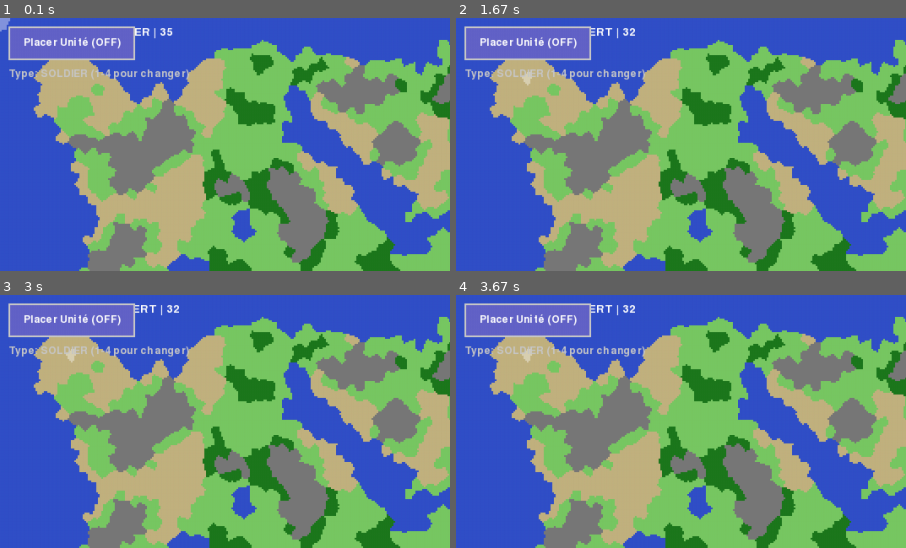
Above: before the commit, frames 1-4 (two rows, left to right).
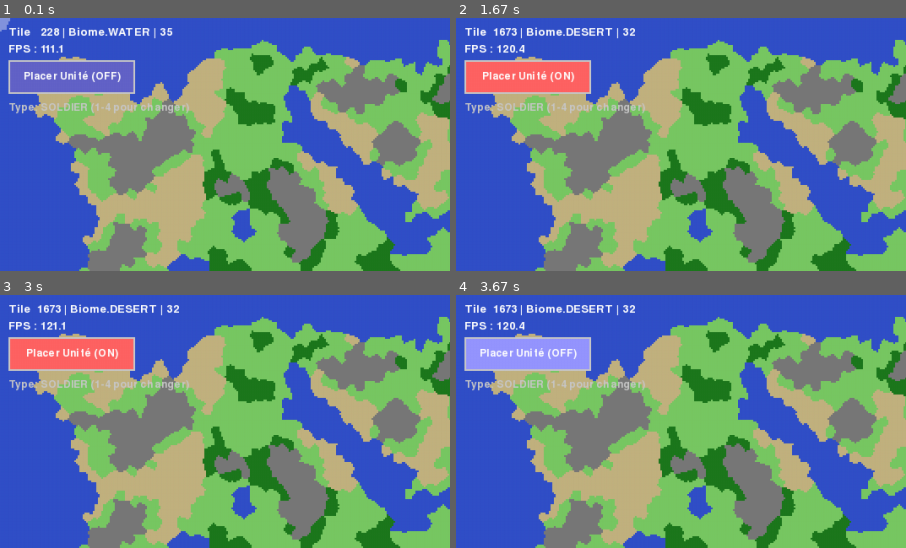
Above: after the commit, the same moments.

Repository: capdevillex/proj_info
Game: pygame game, started from run_project.py
Two runs of this game, one before a commit and one after it. Both use one fixed random seed, a clock stepped at 60 frames per second and the inputs below.
Inputs (mouse positions are % of the whole screen's width and height, from its top left):
- Up to frame 1 (0.1 s): no input
- Up to frame 2 (1.67 s): hold D 0.33-0.8 s; click (8, 12) at 1.38 s, where only the run after the commit has a clickable "Placer Unité (OFF)"
- Up to frame 3 (3 s): click (8, 12) at 1.72 s, where only the run after the commit has a clickable "Placer Unité (ON)"; click (8, 12) at 2.55 s, where only the run after the commit has a clickable "Placer Unité (OFF)"
- Up to frame 4 (3.67 s): click (8, 12) at 3.55 s, where only the run after the commit has a clickable "Placer Unité (ON)"
The pictures show only the part of the screen within x 0-50%, y 0-50%; the shares and areas given below are measured in that part.

The runs differ from the first frame. In frame 1, 8.3% of the frame differs, in the area x 1-42%, y 3-38%; in frame 2, 8.3%; in frame 3, 8.3%; in frame 4, 8.3%.

Commit message:
style(ui): Adjust button positioning and fix whitespace formatting
- Move placement button Y position from 10 to 50 pixels to avoid overlap
- Normalize trailing whitespace throughout UnitPlacementButton class
- Fix inconsistent spacing in comment alignment (align to single space)
- Consolidate Unit instantiation parameters to single line for readability
- Consolidate unit type display text rendering to single line
- Improve code consistency with established formatting patterns

Diff:
--- a/ui/main_v2.py
+++ b/ui/main_v2.py
@@ -32,7 +32,7 @@
 BUTTON_WIDTH = 150
 BUTTON_HEIGHT = 40
 BUTTON_X = 10
-BUTTON_Y = 10
+BUTTON_Y = 50
 BUTTON_COLOR = (100, 100, 200)
 BUTTON_HOVER_COLOR = (150, 150, 255)
 BUTTON_ACTIVE_COLOR = (255, 100, 100)
@@ -114,9 +114,9 @@
         if self.is_active:
             color = BUTTON_ACTIVE_COLOR  # Rouge si actif
         elif self.is_hovered:
-            color = BUTTON_HOVER_COLOR   # Bleu clair si survolé
+            color = BUTTON_HOVER_COLOR  # Bleu clair si survolé
         else:
-            color = BUTTON_COLOR         # Bleu normal
+            color = BUTTON_COLOR  # Bleu normal
 
         # Dessiner le rectangle du bouton
         pygame.draw.rect(screen, color, self.rect)
@@ -213,15 +213,20 @@
                             # MODIFIÉ : Vérifier qu'il n'y a pas déjà une unité
                             if hovered_tile.has_units():
                                 print(f"❌La tuile {hovered_tile.id} a déjà une unité !")
-                            elif hovered_tile.biome == Biome.WATER and not selected_unit_water_affinity :
-                                print(f"❌La tuile {hovered_tile.id} est pleine de flotte l'unité va se noyer!")
+                            elif (
+                                hovered_tile.biome == Biome.WATER
+                                and not selected_unit_water_affinity
+                            ):
+                                print(
+                                    f"❌La tuile {hovered_tile.id} est pleine de flotte l'unité va se noyer!"
+                                )
                             else:
                                 # Créer et ajouter une unité
                                 unit = Unit(
                                     tile_id=hovered_tile.id,
                                     unit_type=selected_unit_type,
                                     owner=0,
-                                    water_affinity=selected_unit_water_affinity
+                                    water_affinity=selected_unit_water_affinity,
                                 )
 
                                 hovered_tile.add_unit(unit)
@@ -244,9 +249,7 @@
 
         # NOUVEAU : Afficher le type d'unité sélectionné
         unit_type_text = button_font.render(
-            f"Type: {selected_unit_type.name} (1-4 pour changer)",
-            True,
-            (200, 200, 200)
+            f"Type: {selected_unit_type.name} (1-4 pour changer)", True, (200, 200, 200)
         )
         screen.blit(unit_type_text, (BUTTON_X, BUTTON_Y + BUTTON_HEIGHT + 10))
 
